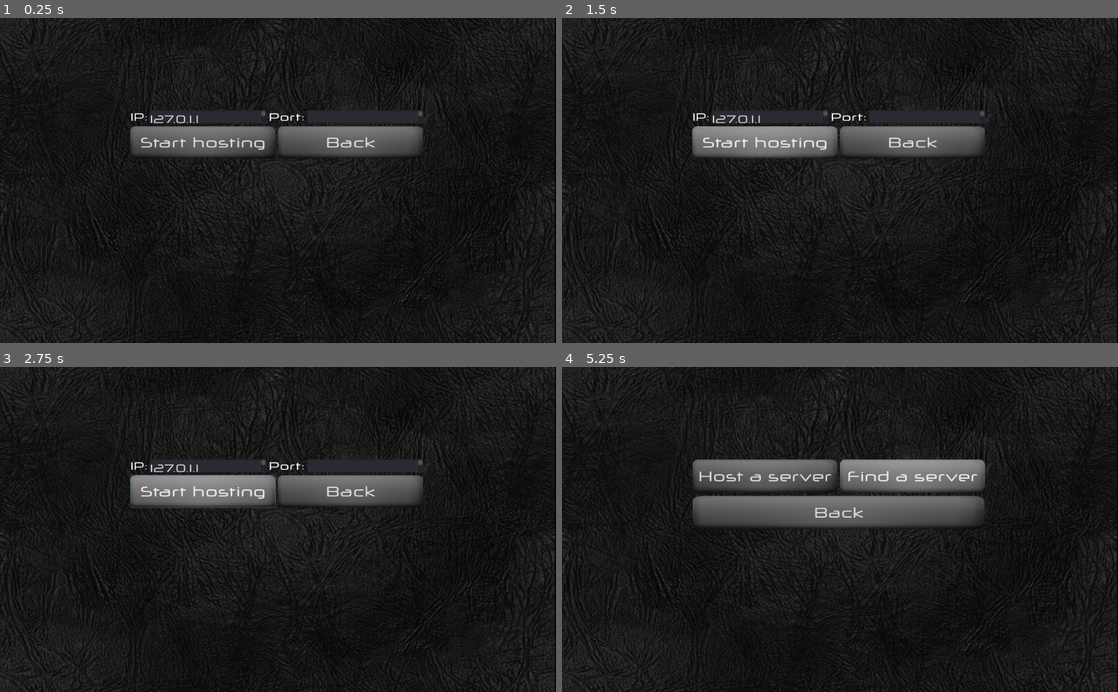
Above: before the commit, frames 1-4 (two rows, left to right).
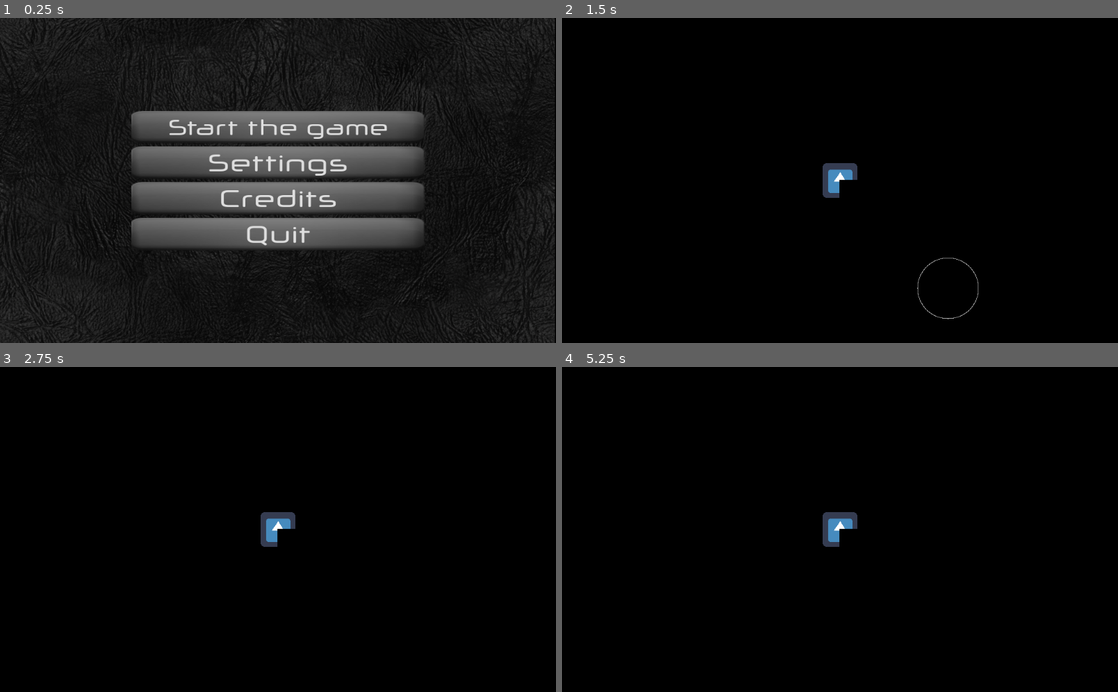
Above: after the commit, the same moments.

Repository: vodpox/ggj2018
Game: Godot game, scene res://Scenes/Start screen.tscn
The game is run twice, just before and just after one commit, with the same random seed, the same clock (stepped at 60 frames per second) and the same inputs. This scene is started directly instead of the project's main scene. The engine's default icon, where the game draws it, is replaced by a stand-in: a white triangle on a blue panel in a dark square.
Inputs (mouse positions are in pixels of both pictures, inside the frame that each line leads up to):
- Up to frame 1 (0.25 s): no input
- Up to frame 2 (1.5 s): click (840, 128) at 0.5 s, where only the run after the commit has a clickable "Start the game"; click (767, 128) at 1.25 s, where only the run before the commit has a clickable "Host a server"
- Up to frame 3 (2.75 s): click (205, 490) at 2 s, where only the run before the commit has a clickable "Start hosting"
- Up to frame 4 (5.25 s): click (912, 490) at 2.75 s, where only the run before the commit has a clickable "Back"; click (912, 477) at 3.5 s, where only the run before the commit has a clickable "Find a server"; click (767, 490) at 4.25 s, where only the run before the commit has a clickable "Start hosting"; click (912, 490) at 5 s, where only the run before the commit has a clickable "Back"

The runs differ from the first frame. In frame 1, 19% of the frame differs, in the area x 23-77%, y 28-72%; in frame 2, 41%; in frame 3, 41%; in frame 4, 42%, in the area x 0-100%, y 0-100%.
Error before the commit: Attempt to call function 'createServer' in base 'null instance' on a null instance. (res://Scenes/Start)

Commit message:
start screen002

Diff:
--- a/HUB.tscn
+++ b/HUB.tscn
@@ -44,7 +44,7 @@
 font_data = ExtResource( 2 )
 _sections_unfolded = [ "Font", "Settings" ]
 
-[node name="Panel" type="Panel" index="0"]
+[node name="Panel" type="Panel"]
 
 anchor_left = 0.0
 anchor_top = 0.0
--- a/Scenes/Main.tscn
+++ b/Scenes/Main.tscn
@@ -6,6 +6,8 @@
 
 [node name="Main" type="Node"]
 
+editor/display_folded = true
+
 [node name="Player" parent="." index="0" instance=ExtResource( 1 )]
 
 _sections_unfolded = [ "Collision", "Z Index", "collision" ]
--- a/Scenes/Start screen.gd
+++ b/Scenes/Start screen.gd
@@ -21,8 +21,9 @@
 
 
 func _on_BtnStart_pressed():
-	$StartButtonContainer.visible=false
-	$MultiplayerButtonContainer.visible=true
+	get_tree().change_scene("res://Scenes/Main.tscn")
+	#$StartButtonContainer.visible=false
+	#$MultiplayerButtonContainer.visible=true
 
 
 func _on_BtnBack_pressed():
--- a/Scenes/Start screen.tscn
+++ b/Scenes/Start screen.tscn
@@ -391,8 +391,6 @@
 
 [node name="StartButtonContainer" type="VBoxContainer" parent="." index="3"]
 
-editor/display_folded = true
-visible = false
 anchor_left = 0.5
 anchor_top = 0.5
 anchor_right = 0.5
@@ -407,6 +405,7 @@
 size_flags_horizontal = 1
 size_flags_vertical = 1
 alignment = 0
+_sections_unfolded = [ "Visibility" ]
 
 [node name="BtnStart" type="Button" parent="StartButtonContainer" index="0"]
 
@@ -626,6 +625,8 @@
 
 [node name="HostContainer" type="VBoxContainer" parent="." index="5"]
 
+editor/display_folded = true
+visible = false
 anchor_left = 0.0
 anchor_top = 0.0
 anchor_right = 0.0
@@ -644,6 +645,7 @@
 
 [node name="HBoxContainer" type="HBoxContainer" parent="HostContainer" index="0"]
 
+editor/display_folded = true
 anchor_left = 0.0
 anchor_top = 0.0
 anchor_right = 0.0
@@ -688,6 +690,7 @@
 margin_right = 251.0
 margin_bottom = 25.0
 rect_pivot_offset = Vector2( 0, 0 )
+focus_mode = 2
 mouse_filter = 2
 mouse_default_cursor_shape = 0
 size_flags_horizontal = 3
Not shown: 4 places in HUB.tscn that only renumber resources
Not shown: 18 places in Scenes/Start screen.tscn that only renumber resources
